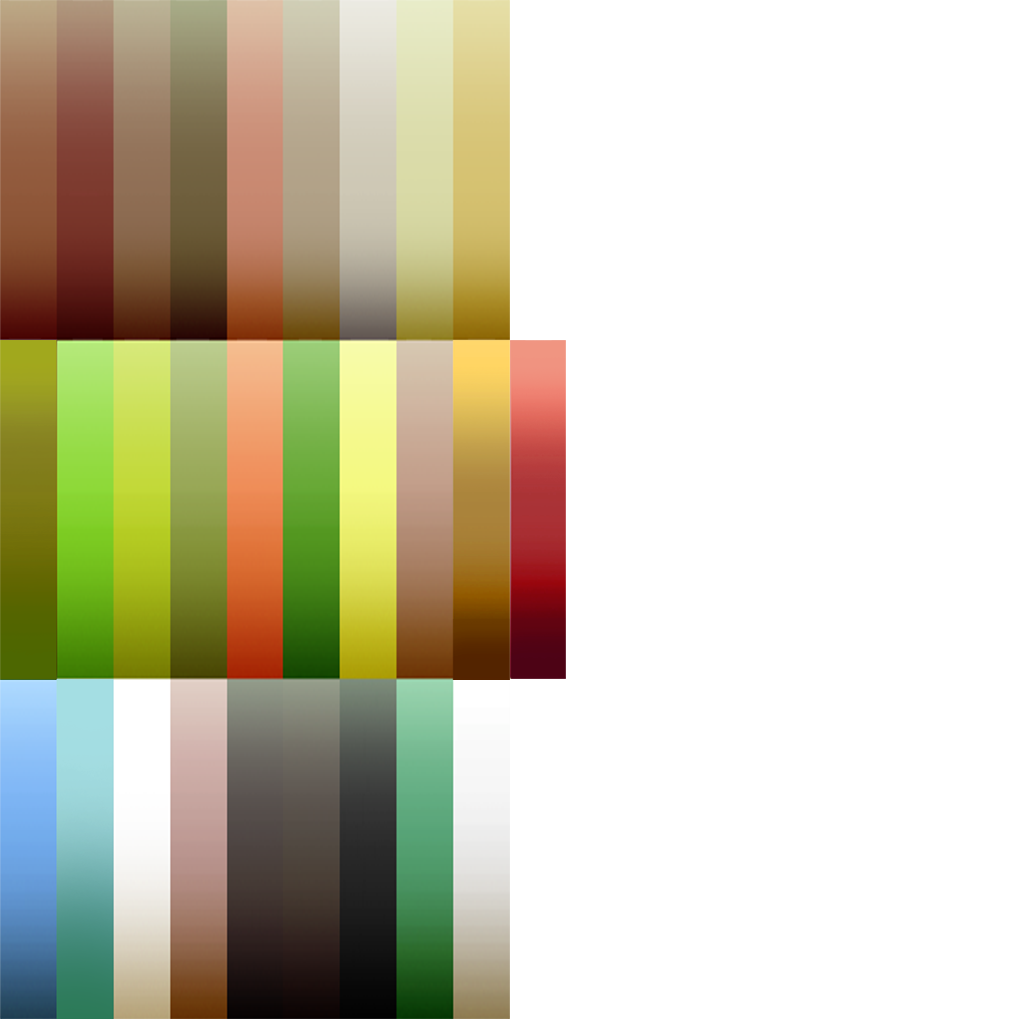
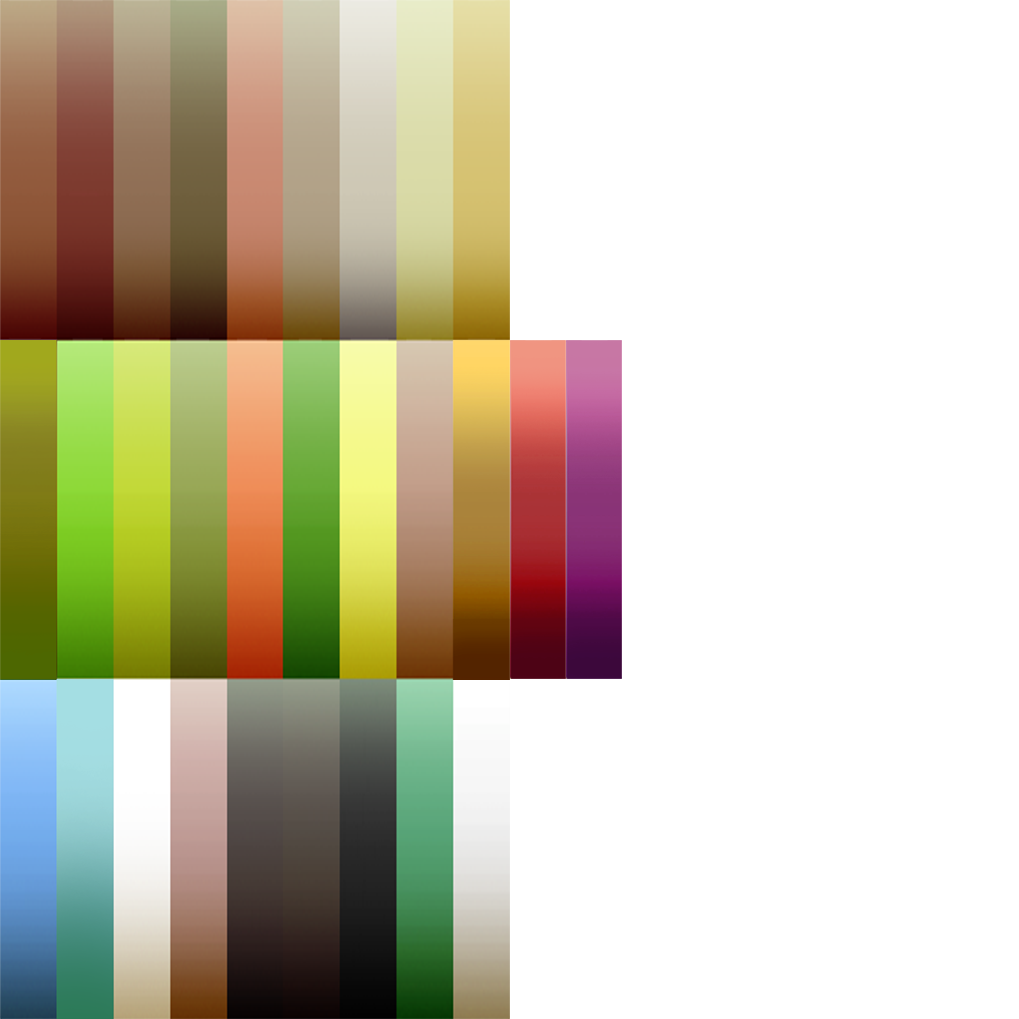
Two versions of the same layered image (1019x1019). Layer-by-layer changes:
added layer "Calque 3 copie" above "Calque 3" over [566, 340, 622, 679]
